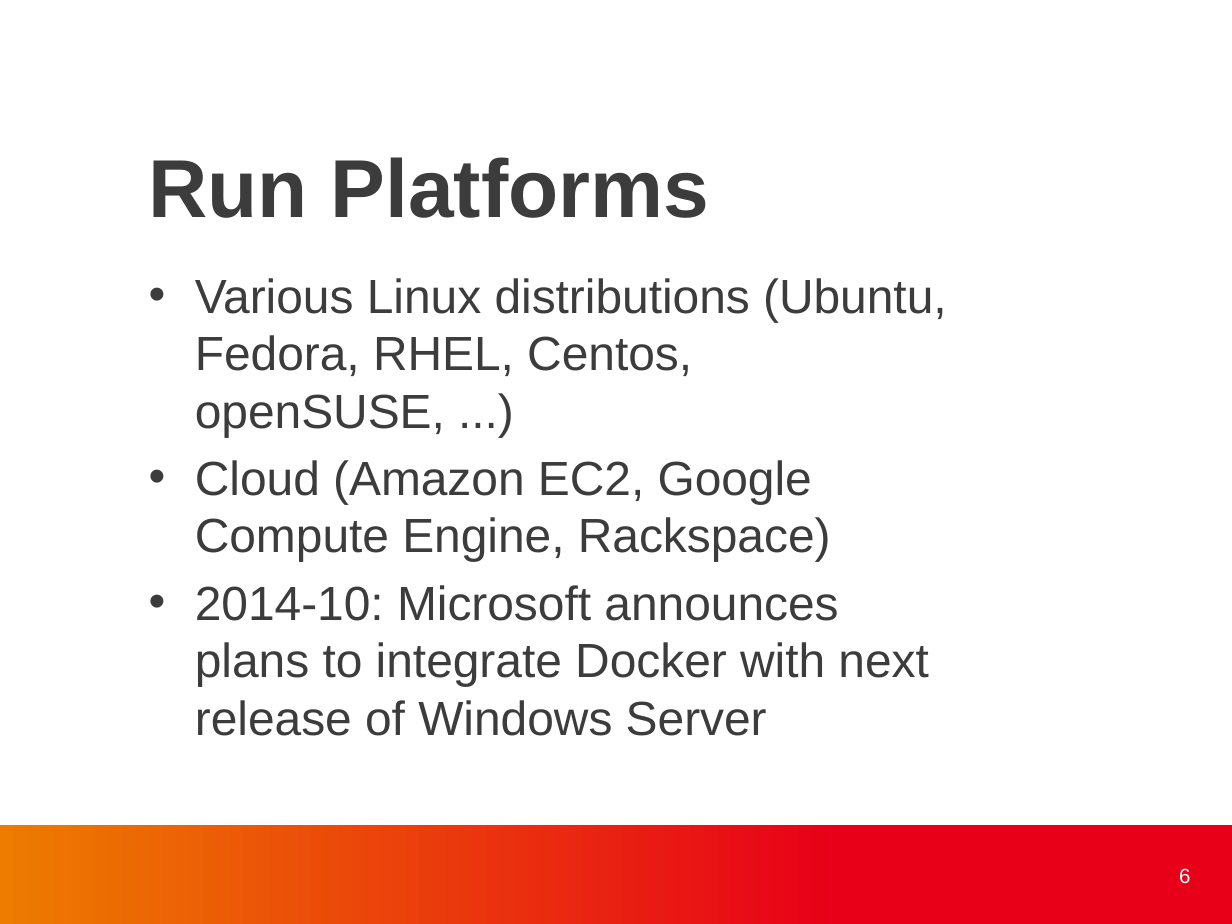
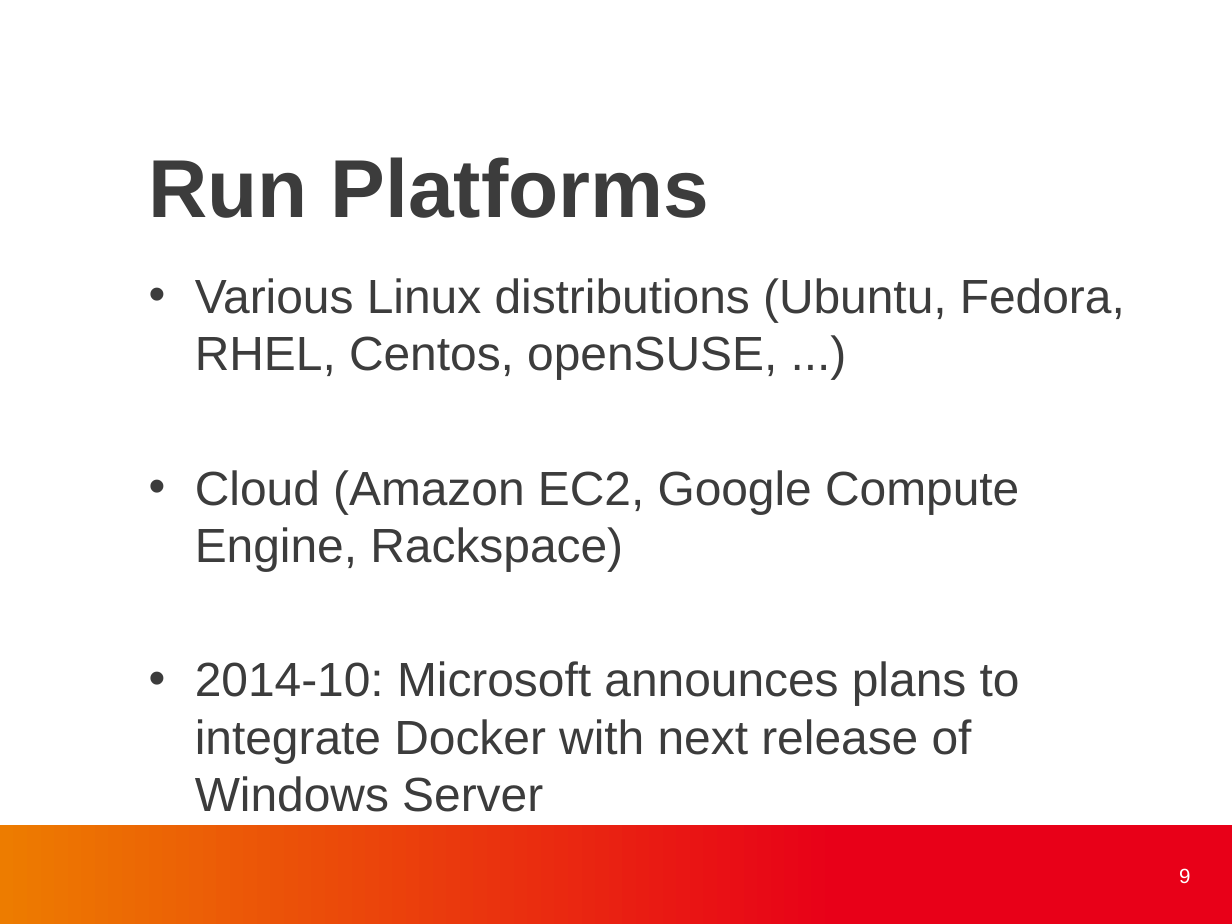
Before and after one commit to finneon/docker, a slide deck: slide 9 of docker_present.pptx (slide 6 before the commit). Drawn at 1232x924 pixels with LibreOffice and Linux fonts; fonts in the diff are those of the drawing; background and template pictures are left out. Boxes give left, top, right and bottom in pixels: in the first picture for what was removed or moved away, otherwise in the second. Text is boxed around its words. In the diff, an @@ line names an element or a change of style, - is before the commit and + after.

Commit message:
Update docker_present slide
- Add docker layers
- VM vs docker
- docker volumes

```diff
--- a/docker_present.pptx
+++ b/docker_present.pptx
@@ text "Various Linux distributions (Ubuntu, Fedora, ..." rewrapped from box(195, 278, 947, 736) to box(195, 278, 1125, 812) @@
@@ page number at box(1179, 868, 1190, 884): text changed @@
-6
+9
```
Also in this commit, not shown: 4 other slides changed, 7 slides added.
